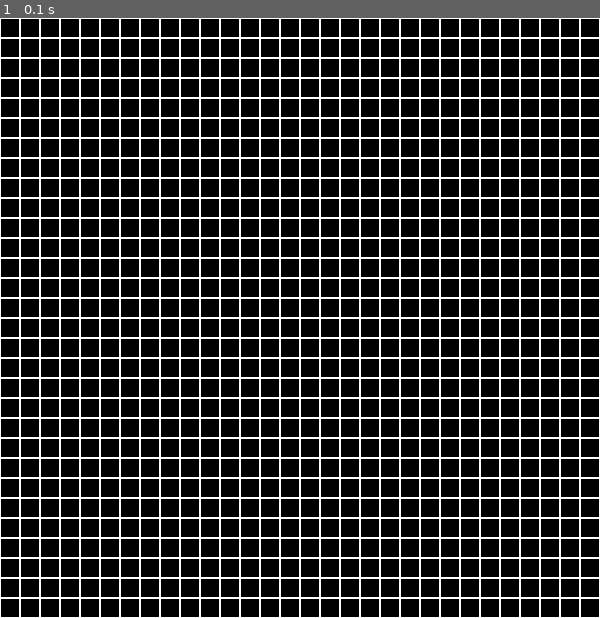
Above: before the commit, frame 1.
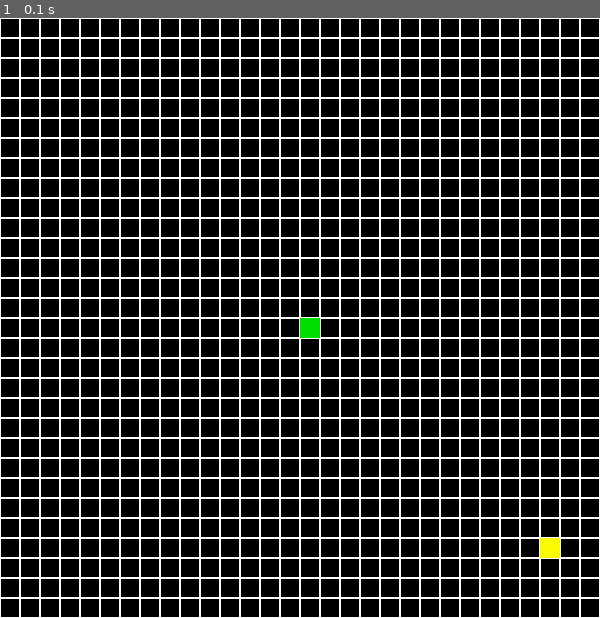
Above: after the commit, the same moment.

Repository: mohamedkamara7613/personalproject
Game: pygame game, started from Autres/Python/Snake_Game/main.py
Same seed, same stepped clock (60 frames per second), same inputs: the game is played once before the commit and once after it.
Inputs:
- Up to frame 1 (0.1 s): no input

The runs differ from the first frame. In frame 1, 0.2% of the frame differs, in the area x 50-94%, y 50-90%.

Commit message:
`Added snake head and body images, food image, and grid rendering in SnakeGame class`

Diff:
--- a/Autres/Python/Snake_Game/main.py
+++ b/Autres/Python/Snake_Game/main.py
@@ -21,7 +21,11 @@
         self.grid = [[0 for _ in range(self.rows)] for _ in range(self.columns)]
         self.snake = []
         self.snake_head = {}
+        self.snake_head_img = GREEN
+        self.snake_body_img = WHITE
+
         self.food = {}
+        self.food_img = YELLOW
         self.score = 0
         self.current_score = 0 # peut etre recuperer depuis un fichier
 
@@ -30,7 +34,7 @@
         self.head_snake = {
             "x": self.columns // 2,
             "y": self.rows // 2,
-            "img": GREEN,
+            "img": self.snake_head_img, # Par la suite img sera un sprite
             "direction": "right"
         }
         # L'ajouter au snake
@@ -43,14 +47,20 @@
         self.food = {
             "x": random.randint(0, self.columns - 1),
             "y": random.randint(0, self.rows - 1),
-            "img": YELLOW
+            "img": self.food_img
         }
+
 
     def handleEvenement(self):
         pass
 
     def updateGame(self):
-        pass
+        # Placer le serpent dans la grille
+        for i in range(len(self.snake)):
+            self.grid[self.snake[i]["x"]][self.snake[i]["y"]] = self.snake[i]["img"] # j'ai un doute sur la performence cad la grille va contenir des sprites
+
+        # Placer le food dans la grille
+        self.grid[self.food["x"]][self.food["y"]] = self.food["img"]
 
     def handleCollisions(self):
         pass
@@ -59,9 +69,18 @@
         pass
 
     def drawGrid(self, screen):
+
         for i in range(self.rows):
             for j in range(self.columns):
+                # Faire apparaitre la grille
                 pygame.draw.rect(screen, WHITE, (i*BOX_SIZE, j*BOX_SIZE, BOX_SIZE, BOX_SIZE), 1)
+
+                if self.grid[i][j] == self.snake_head_img:
+                    #screen.blit(self.snake_head_img, (i*BOX_SIZE, j*BOX_SIZE))
+                    pygame.draw.rect(screen, self.snake_head_img, (i*BOX_SIZE, j*BOX_SIZE, BOX_SIZE, BOX_SIZE))
+                elif self.grid[i][j] == self.food_img:
+                    #screen.blit(self.food_img, (i*BOX_SIZE, j*BOX_SIZE))
+                    pygame.draw.rect(screen, self.food_img, (i*BOX_SIZE, j*BOX_SIZE, BOX_SIZE, BOX_SIZE))
 
         pygame.display.update()
 
@@ -81,9 +100,9 @@
             if event.type == pygame.QUIT:
                 run = False
 
+        game.updateGame()
+        game.drawGrid(game.screen)
         clock.tick(fps)
-        game.drawGrid(game.screen)
-
     pygame.quit()
 
 
